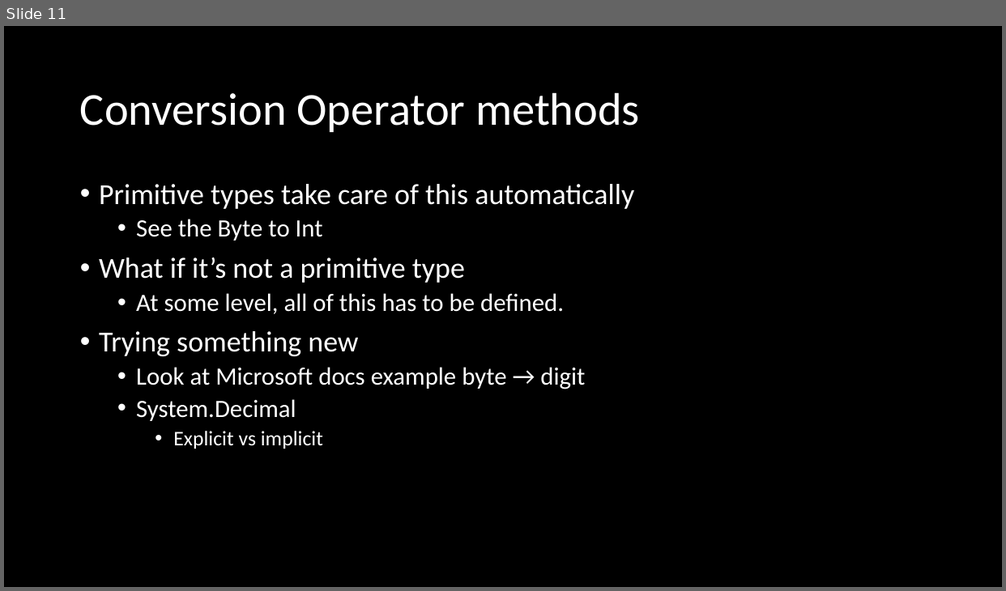
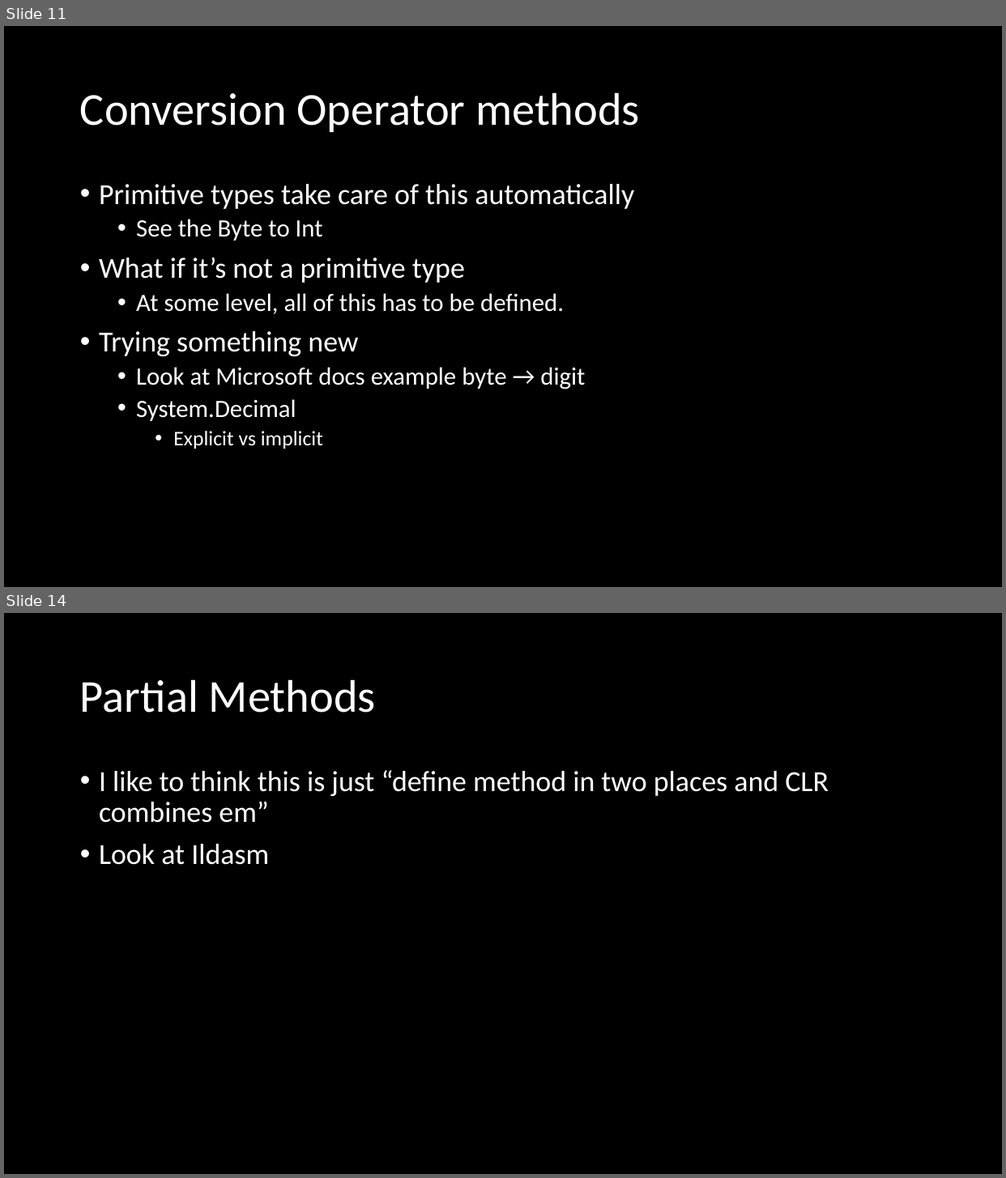
Before and after one commit to microsoft/Flash_University, a slide deck: CLR_via_CSharp/Chapter8/Methods.pptx. Shown one above the other, each under a label of ours: slide 11 before the commit, slides 11 and 14 after it; the slides between them are not shown. The pictures are 1006x591 and 1006x1178 pixels, drawn with LibreOffice and Linux fonts; fonts in the diff are those of the drawing. Boxes give left, top, right and bottom in pixels: in the first picture for what was removed or moved away, otherwise in the second. Text is boxed around its words. In the diff, an @@ line names an element or a change of style, - is before the commit and + after.

```diff
--- a/CLR_via_CSharp/Chapter8/Methods.pptx
+++ b/CLR_via_CSharp/Chapter8/Methods.pptx
@@ slide 14 added at (x1=4, y1=613, x2=1002, y2=1174), background #000000 @@
@@ title added at (x1=80, y1=679, x2=376, y2=713), 44 pt, text #FFFFFF @@
+Partial Methods
@@ text added at (x1=99, y1=770, x2=829, y2=865), 28 pt, text #FFFFFF @@
+• I like to think this is just “define method in two places and CLR combines em”
+• Look at Ildasm
```
Also in this commit, not shown: 1 slide changed, 1 other slide added.
